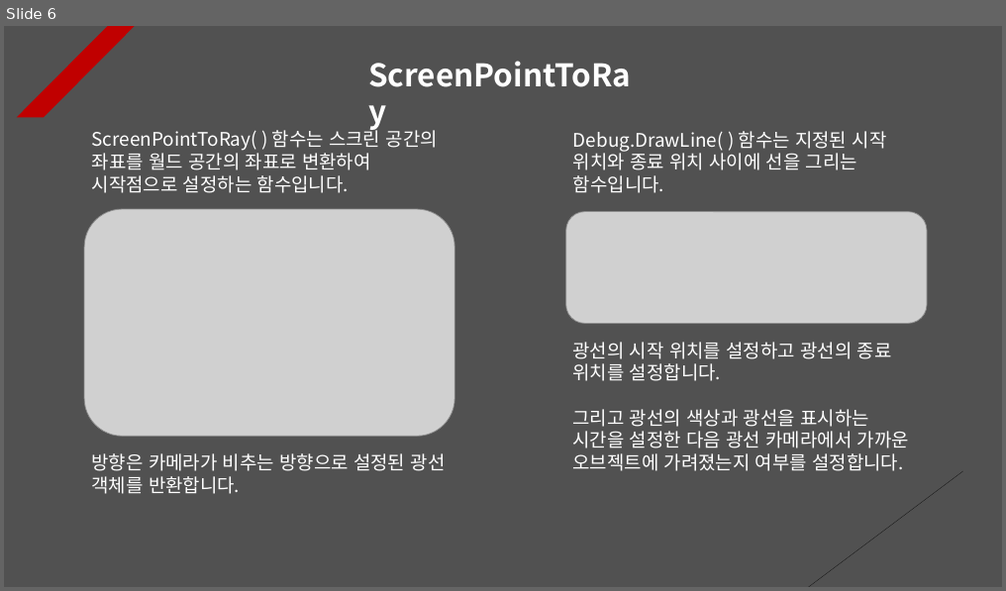
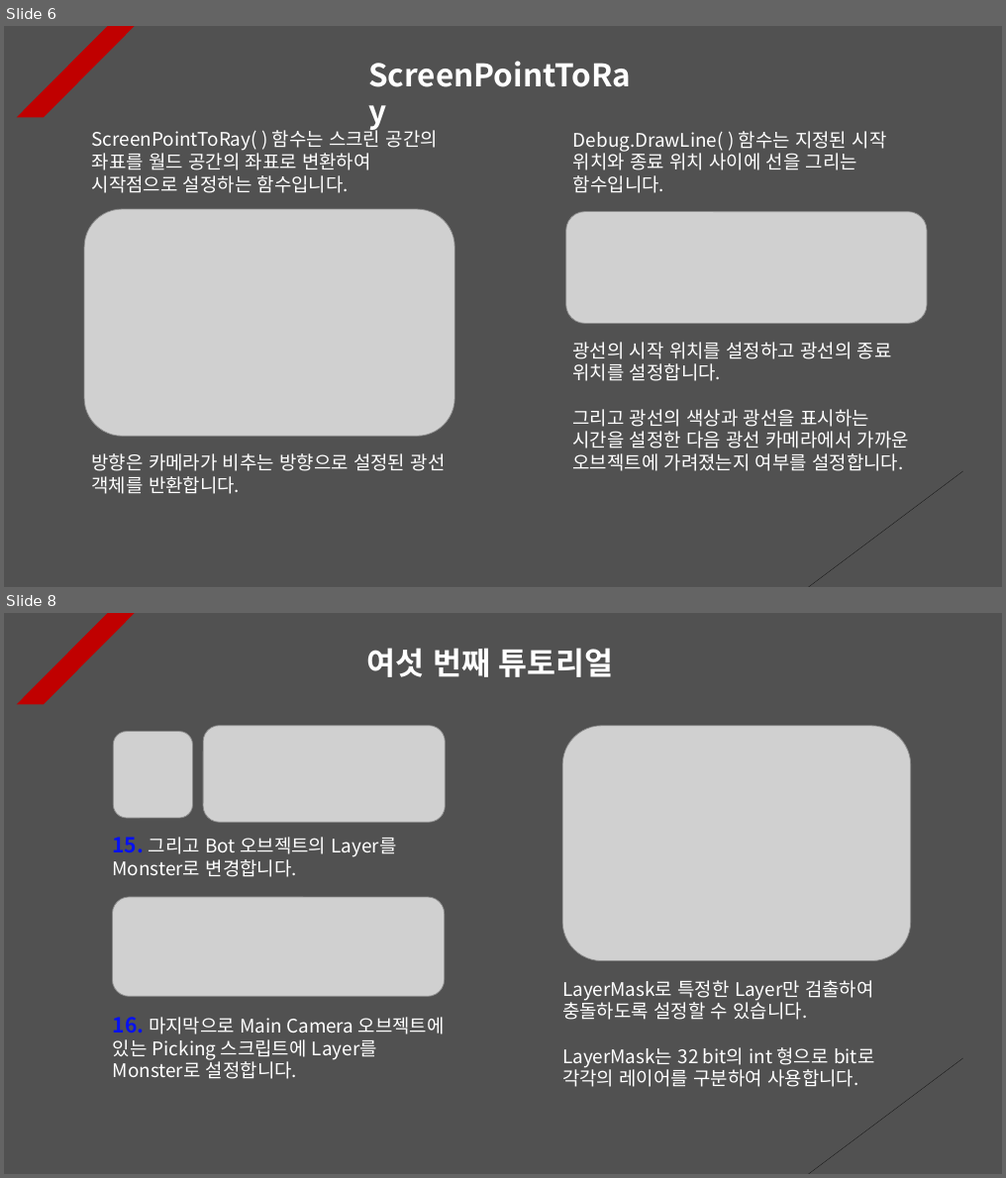
Before and after one commit to Unity2033/3D-UnityEngine, a slide deck: Assets/Class/Raycast/PPT Data/RayCast Example.pptx. Shown one above the other, each under a label of ours: slide 6 before the commit, slides 6 and 8 after it; the slides between them are not shown. The pictures are 1006x591 and 1006x1178 pixels, drawn with LibreOffice and Linux fonts; fonts in the diff are those of the drawing; grey boxes stand for pictures. Boxes give left, top, right and bottom in pixels: in the first picture for what was removed or moved away, otherwise in the second. Text is boxed around its words. In the diff, an @@ line names an element or a change of style, - is before the commit and + after.

```diff
--- a/Assets/Class/Raycast/PPT Data/RayCast Example.pptx
+++ b/Assets/Class/Raycast/PPT Data/RayCast Example.pptx
@@ slide 8 added at box(4, 613, 1002, 1174), background #515151; not listed: 2 template elements that a slide beside it also shows @@
@@ text added at box(366, 648, 614, 677), 30 pt, text #FFFFFF, bold @@
+여섯 번째 튜토리얼
@@ picture added at box(113, 731, 193, 818) @@
@@ picture added at box(203, 725, 445, 822) @@
@@ picture added at box(562, 726, 911, 961) @@
@@ text added at box(113, 837, 397, 877), 18 pt, text #FFFFFF @@
+15. 그리고 Bot 오브젝트의 Layer를 Monster로 변경합니다.
@@ picture added at box(113, 897, 445, 997) @@
@@ text added at box(562, 980, 874, 1087), 18 pt, text #FFFFFF @@
+LayerMask로 특정한 Layer만 검출하여 충돌하도록 설정할 수 있습니다.
+LayerMask는 32 bit의 int 형으로 bit로 각각의 레이어를 구분하여 사용합니다.
@@ text added at box(113, 1017, 445, 1079), 18 pt, text #FFFFFF @@
+16. 마지막으로 Main Camera 오브젝트에 있는 Picking 스크립트에 Layer를 Monster로 설정합니다.
```
Also in this commit, not shown: 2 slides changed, 10 other files.
